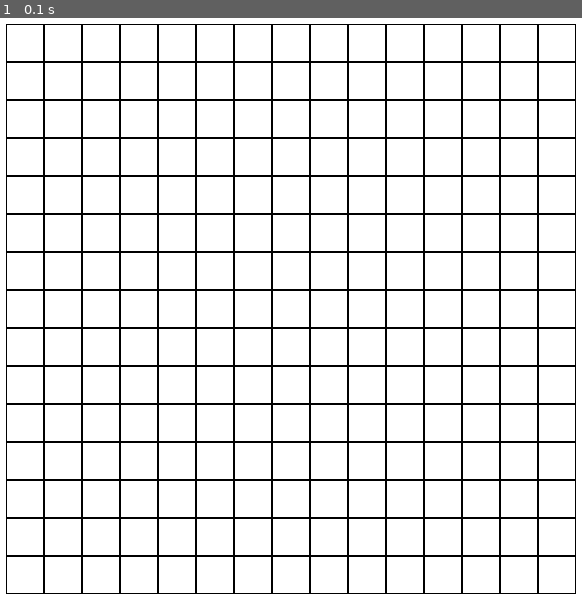
Above: before the commit, frame 1.
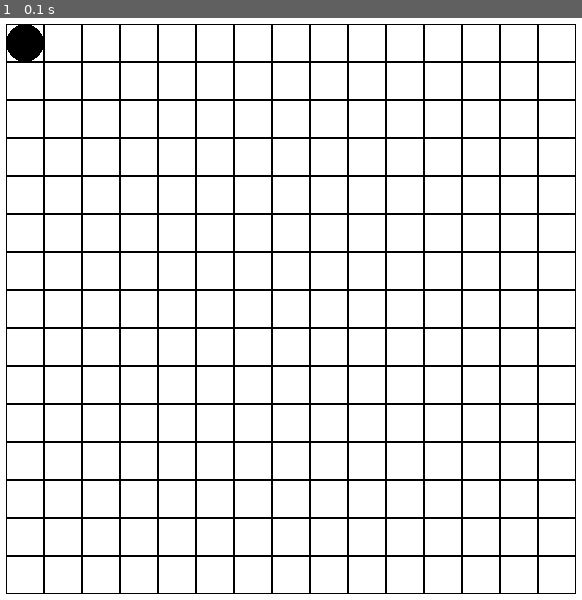
Above: after the commit, the same moment.

Repository: djog/the_hunger_games
Game: pygame game, started from main.py
Same seed, same stepped clock (60 frames per second), same inputs: the game is played once before the commit and once after it.
Inputs:
- Up to frame 1 (0.1 s): no input

The runs differ from the first frame. In frame 1, 0.3% of the frame differs, in the area x 1-8%, y 1-8%.

Commit message:
visual representation of the agent

Diff:
--- a/graphics/pygame_manager.py
+++ b/graphics/pygame_manager.py
@@ -1,5 +1,6 @@
 import pygame
 
+from logics.agent import Agent
 from logics.world import World
 
 
@@ -17,7 +18,7 @@
             if event.type == pygame.QUIT:
                 self.Running = False
 
-    def draw(self):
+    def draw(self, a: Agent):
         self.screen.fill((255, 255, 255))
 
         # Calculate cell size based on the world size and window size
@@ -28,11 +29,13 @@
         for x in range(self.gridsize * self.gridsize):
             pygame.draw.rect(self.screen, [0, 0, 0], [(x % self.gridsize) * cell_size + offset, int(x / self.gridsize) * cell_size + offset, cell_size, cell_size], 1)
 
+        agent_size = int(cell_size / 2)
+        offset += agent_size
+
+        pygame.draw.circle(self.screen, [0, 0, 0], [int((a.location.x * cell_size) + offset), int((a.location.y * cell_size) + offset)], agent_size)
+
         pygame.display.flip()
 
     @staticmethod
     def close():
         pygame.quit()
-
-    # for x in range(grid_size * grid_size):
-    #     pygame.draw.rect(screen, [0, 0, 0], [(x % grid_size) * cell_size + offset, int(x / grid_size) * cell_size + offset, cell_size, cell_size], 1)
--- a/main.py
+++ b/main.py
@@ -1,12 +1,15 @@
 from graphics.pygame_manager import Graphics
+from logics.agent import Agent
 
 if __name__ == "__main__":
     print("Hello SNEK")
 
     p = Graphics((600, 600), 15)
+    a = Agent()
 
     while p.Running:
         p.parse_events()
-        p.draw()
+        a.update()
+        p.draw(a)
 
     p.close()
